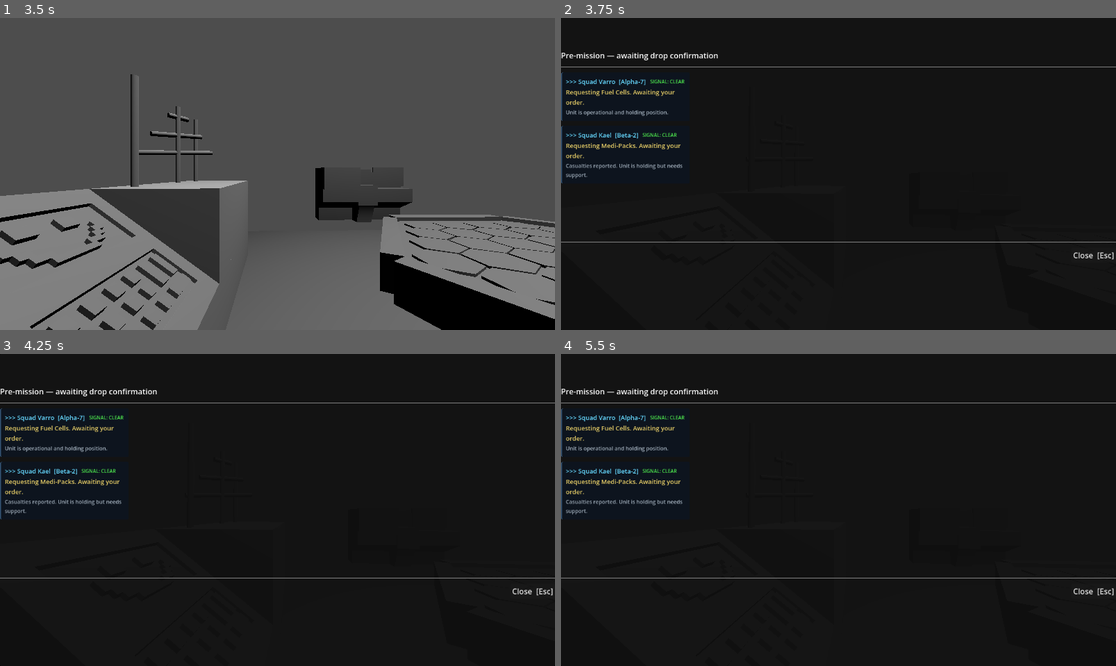
Above: before the commit, frames 1-4 (two rows, left to right).
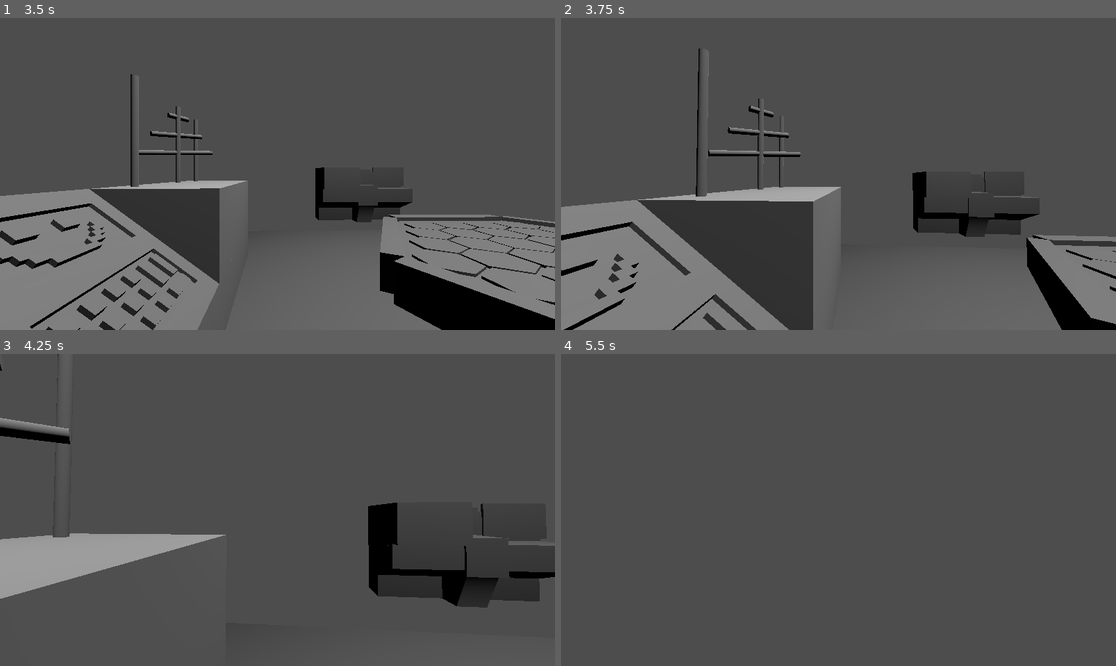
Above: after the commit, the same moments.

Repository: Ant-0verlord/Orbital_Drop
Game: Godot game, scene res://Scenes/command_centre.tscn
The game is run twice, just before and just after one commit, with the same random seed, the same clock (stepped at 60 frames per second) and the same inputs.
Inputs (mouse positions are in pixels of both pictures, inside the frame that each line leads up to):
- Up to frame 1 (3.5 s): move the mouse to (271, 180) at 0.52 s; hold E (interact) 0.53-1.28 s; hold W (move_forward) 0.53-2.78 s; tap Enter at 1.25, 2.75 s; move the mouse to (316, 177) at 1.27 s; tap E (interact) at 1.35, 2.85 s; tap Space at 2 s; move the mouse to (233, 170) at 2.02 s; hold E (interact) 2.03-2.78 s; move the mouse to (283, 174) at 2.77 s; hold A (move_left) from 2.78 s (still down)
- Up to frame 2 (3.75 s): move the mouse to (816, 167) at 3.52 s; release A (move_left) at 3.53 s; hold W (move_forward) from 3.53 s (still down); hold E (interact) from 3.53 s (still down)
- Up to frame 3 (4.25 s): keep holding W (move_forward); keep holding E (interact)
- Up to frame 4 (5.5 s): move the mouse to (960, 494) at 4.27 s; release W (move_forward) at 4.28 s; release E (interact) at 4.28 s; hold D (move_right) 4.28-5.03 s; tap E (interact) at 4.35 s; tap Space at 5 s; move the mouse to (727, 525) at 5.02 s; hold W (move_forward) from 5.03 s (still down); hold E (interact) from 5.03 s (still down)

Frame 1 is identical in both runs. In frame 2, 96% of the frame differs, in the area x 0-100%, y 0-100%; in frame 3, 97%; in frame 4, 100%.

Commit message:
Fixed vox hitbox

Diff:
--- a/Scenes/Vox-Caster_Array.tscn
+++ b/Scenes/Vox-Caster_Array.tscn
@@ -5,7 +5,7 @@
 [ext_resource type="Script" uid="uid://lvgv4kp058x1" path="res://Scripts/Popups/VoxCasterPopup.gd" id="3_ch73s"]
 
 [sub_resource type="BoxShape3D" id="BoxShape3D_dl7dm"]
-size = Vector3(2.0198936, 3.5313492, 4.610565)
+size = Vector3(2.0198936, 3.5313492, 5.866997)
 
 [node name="Node3D" type="Node3D" unique_id=807166821]
 
@@ -17,7 +17,7 @@
 script = ExtResource("2_3hiqr")
 
 [node name="CollisionShape3D" type="CollisionShape3D" parent="MeshInstance3D/StaticBody3D" unique_id=704792522]
-transform = Transform3D(1.0000004, 0, 0, 0, 1.0000004, 0, 0, 0, 1.0000004, -0.00501261, 1.70432, -0.007133767)
+transform = Transform3D(1.0000004, 0, 0, 0, 1.0000004, 0, 0, 0, 1.0000004, -0.00501261, 0.74038506, -1.2023513)
 shape = SubResource("BoxShape3D_dl7dm")
 
 [node name="VoxCasterPopup" type="Control" parent="MeshInstance3D/StaticBody3D" unique_id=826539505]
